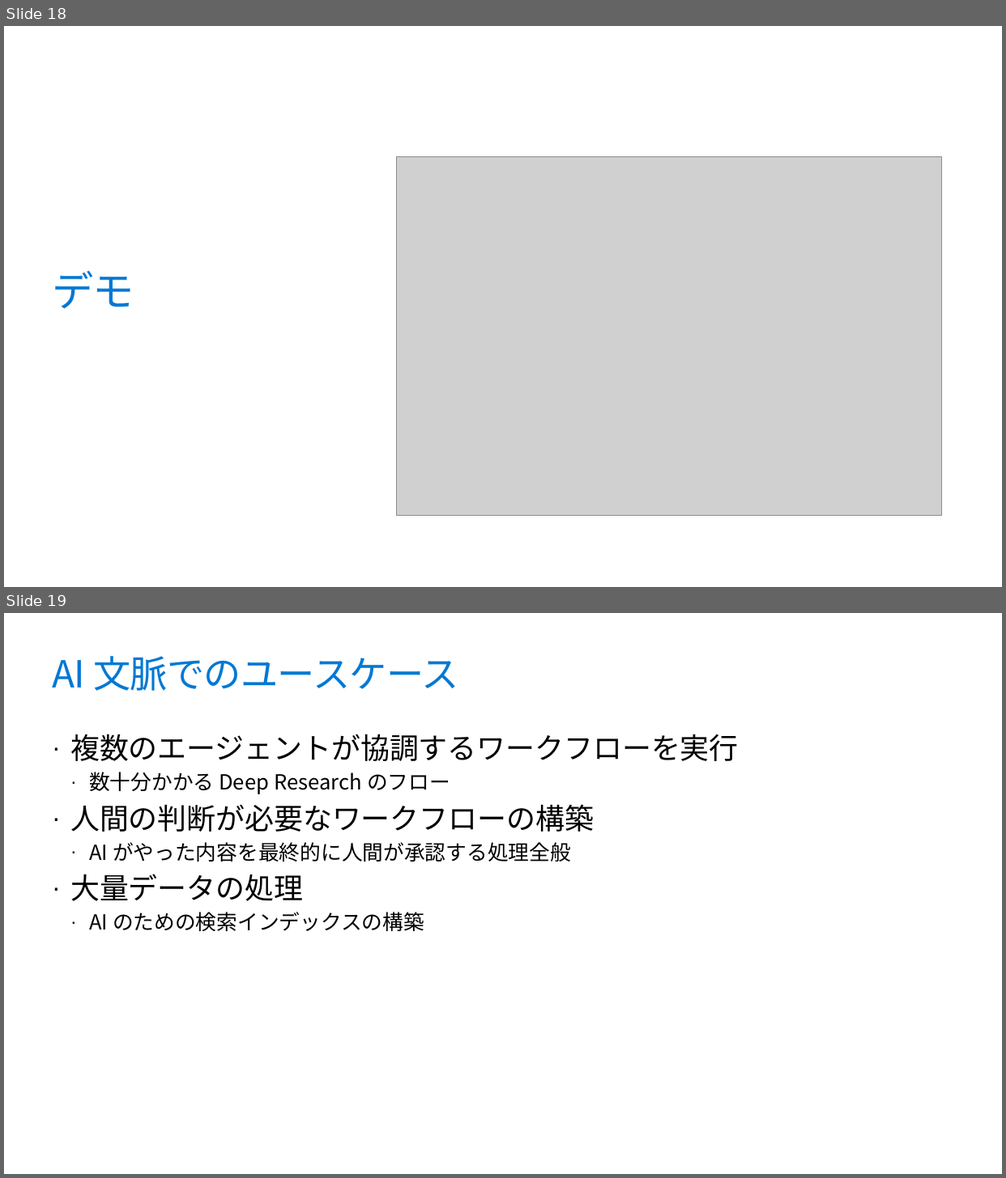
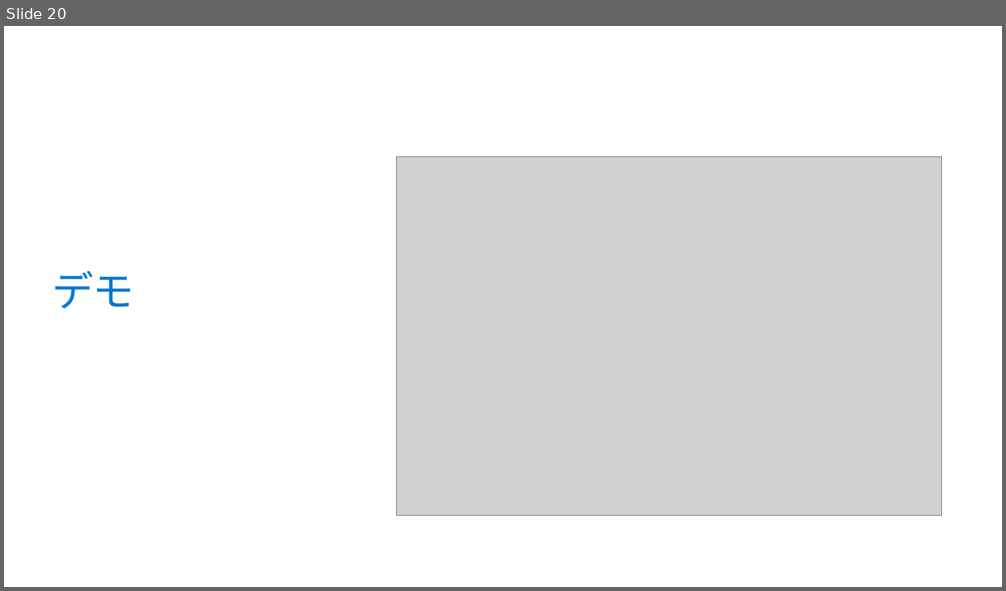
Before and after one commit to runceel/yonayona-durable, a slide deck: slides/slides.pptx. Shown one above the other, each under a label of ours: slides 18 and 19 before the commit, slide 20 after it. The pictures are 1006x1178 and 1006x591 pixels, drawn with LibreOffice and Linux fonts; fonts in the diff are those of the drawing; grey boxes stand for pictures; background and template pictures are left out. Boxes give left, top, right and bottom in pixels: in the first picture for what was removed or moved away, otherwise in the second. Text is boxed around its words. In the diff, an @@ line names an element or a change of style, - is before the commit and + after.

```diff
--- a/slides/slides.pptx
+++ b/slides/slides.pptx
@@ slide 19 removed at bbox=[4, 613, 1002, 1174], background #FFFFFF @@
@@ title removed at bbox=[52, 656, 459, 691] @@
-AI 文脈でのユースケース
@@ text removed at bbox=[70, 734, 739, 931] @@
-· 複数のエージェントが協調するワークフローを実行
-  · 数十分かかる Deep Research のフロー
-· 人間の判断が必要なワークフローの構築
-  · AI がやった内容を最終的に人間が承認する処理全般
-· 大量データの処理
-  · AI のための検索インデックスの構築
@@ what was slide 18 is now slide 20 @@
```
Also in this commit, not shown: 11 slides changed, 3 slides added, 1 other slide removed, 4 other files.
